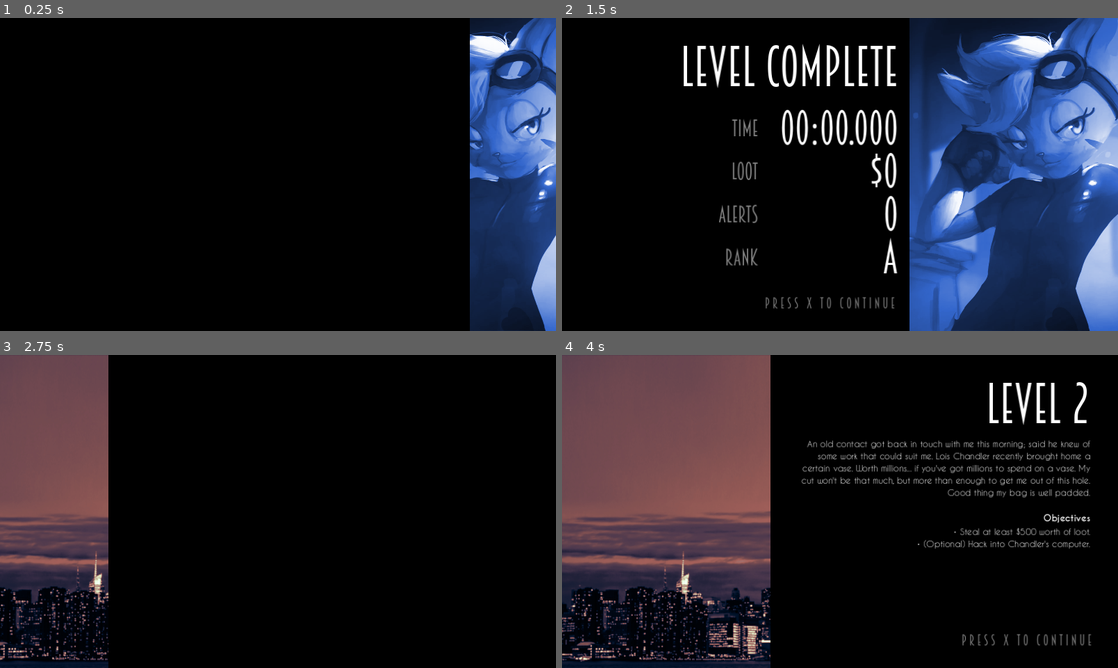
Above: before the commit, frames 1-4 (two rows, left to right).
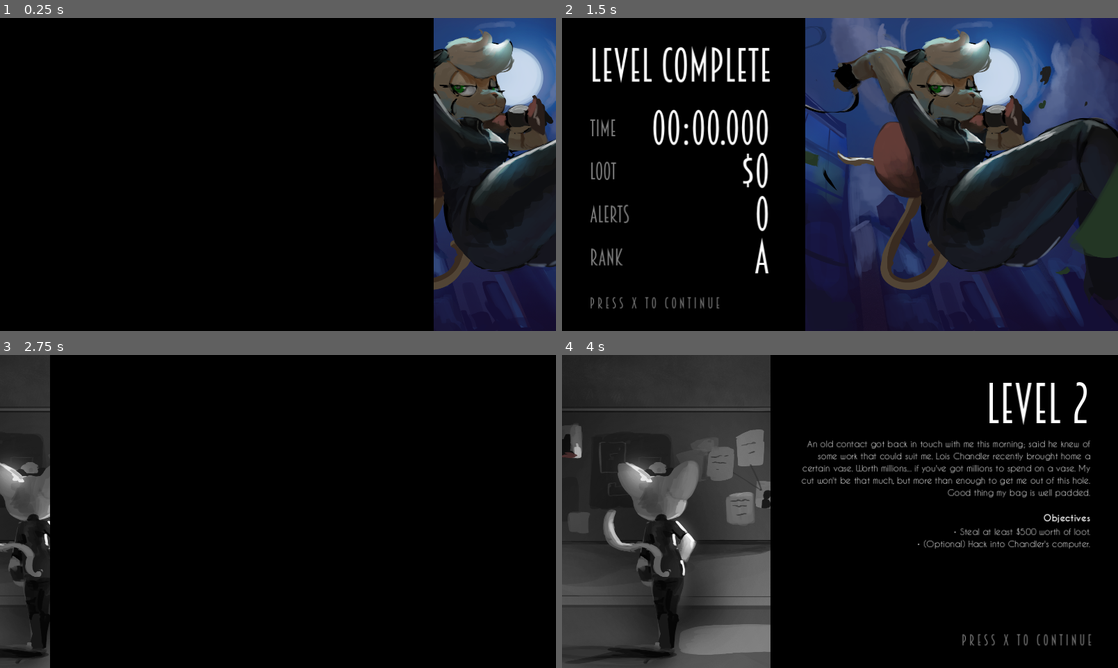
Above: after the commit, the same moments.

Repository: adamscott/catburglar
Game: Godot game, scene res://scenes/level_complete.tscn
The game is run twice, just before and just after one commit, with the same random seed, the same clock (stepped at 60 frames per second) and the same inputs. This scene is started directly instead of the project's main scene. Sound files missing from this copy of the repository are replaced by a short silence.
Inputs:
- Up to frame 1 (0.25 s): no input
- Up to frame 2 (1.5 s): tap Enter (pause) at 0.5 s; hold Right (right) 0.53-1.28 s; hold X (interact) 0.53-1.28 s; hold Down (down) from 1.28 s (still down); tap C (shoot) at 1.35 s
- Up to frame 3 (2.75 s): tap Space at 2 s; release Down (down) at 2.03 s; hold Right (right) from 2.03 s (still down); hold X (interact) from 2.03 s (still down)
- Up to frame 4 (4 s): release Right (right) at 2.78 s; release X (interact) at 2.78 s; hold Up (up) 2.78-3.53 s; tap C (shoot) at 2.85 s; hold Left (left) from 3.53 s (still down); hold X (interact) from 3.53 s (still down)

The runs differ from the first frame. In frame 1, 18% of the frame differs, in the area x 78-100%, y 0-100%; in frame 2, 57%, in the area x 5-100%, y 0-100%; in frame 3, 17%; in frame 4, 34%.

Commit message:
Make briefing and level complete screens fancier

Diff:
--- a/game/scenes/briefing.gd
+++ b/game/scenes/briefing.gd
@@ -28,5 +28,6 @@
 	label_level_description.text = Constants.get_level_briefing(GameProgress.current_level)
 	label_level_objectives.text = Constants.get_level_objectives(GameProgress.current_level)
 	audio_vo.stream = load(Constants.get_level_vo_path(GameProgress.current_level))
+	await get_tree().create_timer(0.1).timeout
 	audio_bgm.play()
 	anim_player.play("appear")
--- a/game/scenes/briefing.tscn
+++ b/game/scenes/briefing.tscn
@@ -1,8 +1,8 @@
 [gd_scene load_steps=10 format=3 uid="uid://cijj2qvgjwwqw"]
 
 [ext_resource type="Script" path="res://scenes/briefing.gd" id="1_djkep"]
-[ext_resource type="Texture2D" uid="uid://dgxyvp8ruqmuo" path="res://sprites/banner2.png" id="1_nmjce"]
 [ext_resource type="FontFile" uid="uid://cwgn18qi488vs" path="res://fonts/breamcatcher rg.otf" id="1_nxoif"]
+[ext_resource type="Texture2D" uid="uid://csb4c52uilfu2" path="res://sprites/briefing.png" id="2_65h2k"]
 [ext_resource type="FontFile" uid="uid://dobcyrrdj03ub" path="res://fonts/CaviarDreams.ttf" id="3_w3gso"]
 [ext_resource type="FontFile" uid="uid://c4edf8hd56tf2" path="res://fonts/CaviarDreams_Bold.ttf" id="4_66fp8"]
 [ext_resource type="AudioStream" uid="uid://b48qqcxtpp6oh" path="res://audio/music/briefing.ogg" id="6_2xm8s"]
@@ -31,7 +31,7 @@
 "times": PackedFloat32Array(0, 1),
 "transitions": PackedFloat32Array(0.25, 1),
 "update": 0,
-"values": [Vector2(-120, 0), Vector2(0, 0)]
+"values": [Vector2(-320, 0), Vector2(-120, 0)]
 }
 tracks/2/type = "value"
 tracks/2/imported = false
@@ -156,7 +156,7 @@
 "times": PackedFloat32Array(0, 0.5),
 "transitions": PackedFloat32Array(1, 0.25),
 "update": 0,
-"values": [Vector2(0, 0), Vector2(-120, 0)]
+"values": [Vector2(-120, 0), Vector2(-320, 0)]
 }
 tracks/2/type = "value"
 tracks/2/imported = false
@@ -260,10 +260,10 @@
 
 [node name="Banner" type="TextureRect" parent="."]
 layout_mode = 0
-offset_left = -120.0
-offset_right = 360.0
+offset_left = -320.0
+offset_right = 960.0
 offset_bottom = 720.0
-texture = ExtResource("1_nmjce")
+texture = ExtResource("2_65h2k")
 expand_mode = 5
 stretch_mode = 4
 
--- a/game/scenes/ending.gd
+++ b/game/scenes/ending.gd
@@ -6,5 +6,5 @@
 	get_tree().change_scene_to_file("res://scenes/title_screen.tscn")
 
 func _ready() -> void:
-	await get_tree().create_timer(3.0).timeout
+	await get_tree().create_timer(2.0).timeout
 	anim_player.play("ending")
--- a/game/scenes/level_complete.gd
+++ b/game/scenes/level_complete.gd
@@ -19,6 +19,8 @@
 			if GameProgress.current_level < 2:
 				GameProgress.current_level += 1
 				get_tree().change_scene_to_file("res://scenes/briefing.tscn")
+			else:
+				get_tree().change_scene_to_file("res://scenes/ending.tscn")
 
 func _input(event : InputEvent) -> void:
 	if event.is_action_pressed("interact") and current_state == State.THERE:
@@ -29,5 +31,6 @@
 	label_time_taken_value.text = Utilities.int_to_timestamp(GameProgress.time_taken)
 	label_loot_value.text = "$" + str(GameProgress.loot)
 	label_alerts_value.text = str(GameProgress.camera_alerts)
+	await get_tree().create_timer(0.1).timeout
 	audio_bgm.play()
 	anim_player.play("appear")
--- a/game/scenes/level_complete.tscn
+++ b/game/scenes/level_complete.tscn
@@ -2,7 +2,7 @@
 
 [ext_resource type="FontFile" uid="uid://cwgn18qi488vs" path="res://fonts/breamcatcher rg.otf" id="1_0g4j8"]
 [ext_resource type="Script" path="res://scenes/level_complete.gd" id="1_pultl"]
-[ext_resource type="Texture2D" uid="uid://ycspb6nkcbog" path="res://sprites/banner1.png" id="2_12mdc"]
+[ext_resource type="Texture2D" uid="uid://dhtloiom8evcj" path="res://sprites/level_complete.png" id="2_r3vtg"]
 [ext_resource type="AudioStream" uid="uid://3561usoqegql" path="res://audio/music/results.ogg" id="4_kprox"]
 
 [sub_resource type="Animation" id="Animation_njyte"]
@@ -17,7 +17,7 @@
 "times": PackedFloat32Array(0, 1),
 "transitions": PackedFloat32Array(0.25, 1),
 "update": 0,
-"values": [Vector2(920, 0), Vector2(800, 0)]
+"values": [Vector2(320, 0), Vector2(0, 0)]
 }
 tracks/1/type = "value"
 tracks/1/imported = false
@@ -27,9 +27,9 @@
 tracks/1/loop_wrap = true
 tracks/1/keys = {
 "times": PackedFloat32Array(0, 1),
-"transitions": PackedFloat32Array(0.5, 1),
-"update": 0,
-"values": [Vector2(0, 0), Vector2(-480, 0)]
+"transitions": PackedFloat32Array(0.25, 1),
+"update": 0,
+"values": [Vector2(0, 0), Vector2(-720, 0)]
 }
 tracks/2/type = "value"
 tracks/2/imported = false
@@ -93,7 +93,7 @@
 "times": PackedFloat32Array(0, 0.5),
 "transitions": PackedFloat32Array(2, 0.25),
 "update": 0,
-"values": [Vector2(800, 0), Vector2(920, 0)]
+"values": [Vector2(0, 0), Vector2(320, 0)]
 }
 tracks/1/type = "value"
 tracks/1/imported = false
@@ -105,7 +105,7 @@
 "times": PackedFloat32Array(0, 0.5),
 "transitions": PackedFloat32Array(2, 0.5),
 "update": 0,
-"values": [Vector2(-480, 0), Vector2(0, 0)]
+"values": [Vector2(-720, 0), Vector2(0, 0)]
 }
 tracks/2/type = "value"
 tracks/2/imported = false
@@ -173,10 +173,10 @@
 
 [node name="Banner" type="TextureRect" parent="."]
 layout_mode = 0
-offset_left = 920.0
-offset_right = 1400.0
+offset_left = 320.0
+offset_right = 1600.0
 offset_bottom = 720.0
-texture = ExtResource("2_12mdc")
+texture = ExtResource("2_r3vtg")
 expand_mode = 5
 stretch_mode = 4
 
@@ -192,20 +192,20 @@
 [node name="Label" type="Label" parent="."]
 modulate = Color(1, 1, 1, 0)
 layout_mode = 0
-offset_left = 272.0
-offset_top = 40.0
-offset_right = 774.0
-offset_bottom = 188.0
-theme_override_fonts/font = ExtResource("1_0g4j8")
-theme_override_font_sizes/font_size = 120
+offset_left = 64.0
+offset_top = 48.0
+offset_right = 482.0
+offset_bottom = 196.0
+theme_override_fonts/font = ExtResource("1_0g4j8")
+theme_override_font_sizes/font_size = 100
 text = "Level Complete"
 
 [node name="GridContainer" type="GridContainer" parent="."]
 modulate = Color(1, 1, 1, 0)
 layout_mode = 0
-offset_left = 360.0
+offset_left = 64.0
 offset_top = 192.0
-offset_right = 773.0
+offset_right = 477.0
 offset_bottom = 616.0
 theme_override_constants/h_separation = 50
 theme_override_constants/v_separation = -24
@@ -218,7 +218,6 @@
 theme_override_fonts/font = ExtResource("1_0g4j8")
 theme_override_font_sizes/font_size = 50
 text = "Time"
-horizontal_alignment = 2
 vertical_alignment = 1
 
 [node name="Label_TimeTaken_Value" type="Label" parent="GridContainer"]
@@ -235,7 +234,6 @@
 theme_override_fonts/font = ExtResource("1_0g4j8")
 theme_override_font_sizes/font_size = 50
 text = "Loot"
-horizontal_alignment = 2
 vertical_alignment = 1
 
 [node name="Label_Loot_Value" type="Label" parent="GridContainer"]
@@ -252,7 +250,6 @@
 theme_override_fonts/font = ExtResource("1_0g4j8")
 theme_override_font_sizes/font_size = 50
 text = "Alerts"
-horizontal_alignment = 2
 vertical_alignment = 1
 
 [node name="Label_Alerts_Value" type="Label" parent="GridContainer"]
@@ -269,7 +266,6 @@
 theme_override_fonts/font = ExtResource("1_0g4j8")
 theme_override_font_sizes/font_size = 50
 text = "Rank"
-horizontal_alignment = 2
 vertical_alignment = 1
 
 [node name="Label_Rank_Value" type="Label" parent="GridContainer"]
@@ -282,16 +278,15 @@
 [node name="Label_Prompt" type="Label" parent="."]
 modulate = Color(1, 1, 1, 0)
 layout_mode = 2
-offset_left = 392.0
+offset_left = 64.0
 offset_top = 624.0
-offset_right = 767.0
+offset_right = 439.0
 offset_bottom = 688.0
 size_flags_vertical = 5
 theme_override_colors/font_color = Color(0.5, 0.5, 0.5, 1)
 theme_override_fonts/font = ExtResource("1_0g4j8")
 theme_override_font_sizes/font_size = 32
 text = "P r e s s   X   t o   c o n t i n u e"
-horizontal_alignment = 2
 vertical_alignment = 1
 
 [node name="Audio_BGM" type="AudioStreamPlayer" parent="."]
Binary file added: game/sprites/briefing.png
Not shown, added: game/sprites/briefing.png.import
Binary file added: game/sprites/level_complete.png
Not shown, added: game/sprites/level_complete.png.import
